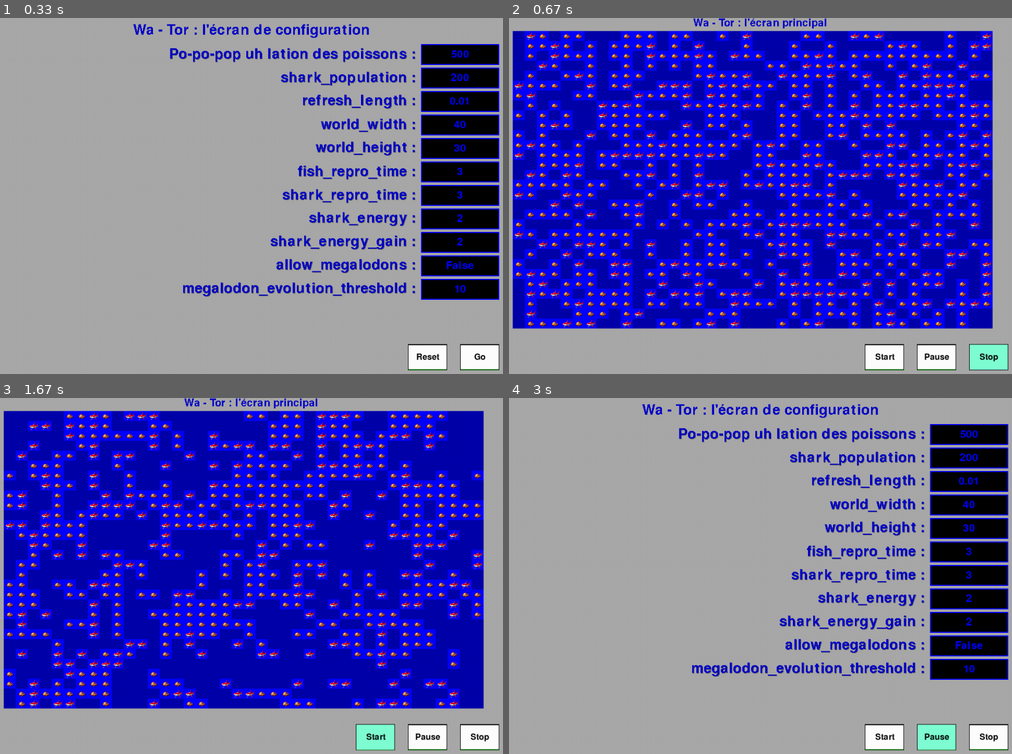
Above: before the commit, frames 1-4 (two rows, left to right).
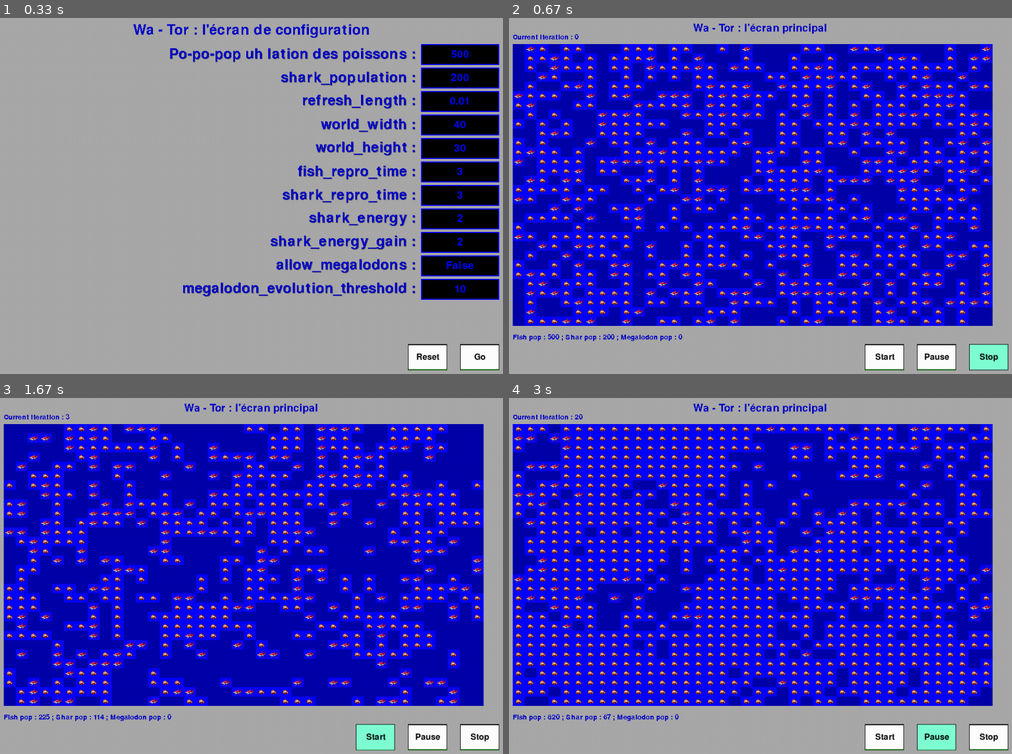
Above: after the commit, the same moments.

Repository: Khadaassi/Simplon_Wa-tor
Game: pygame game, started from main.py
Two runs of this game, one before a commit and one after it. Both use one fixed random seed, a clock stepped at 60 frames per second and the inputs below.
Inputs (mouse positions are in pixels of both pictures, inside the frame that each line leads up to):
- Up to frame 1 (0.33 s): no input
- Up to frame 2 (0.67 s): click (986, 356) at 0.38 s
- Up to frame 3 (1.67 s): click (90, 665) at 1.27 s; click (377, 736) at 1.6 s
- Up to frame 4 (3 s): click (986, 736) at 1.93 s; click (765, 618) at 2.27 s; click (936, 736) at 2.93 s

Frame 1 is identical in both runs. In frame 2, 37% of the frame differs, in the area x 0-97%, y 0-91%; in frame 3, 31%; in frame 4, 78%, in the area x 0-100%, y 1-91%.

Commit message:
add iteration infos on playscreen

Diff:
--- a/WaTorDisplay.py
+++ b/WaTorDisplay.py
@@ -3,6 +3,7 @@
 
 from world import World
 from fish import Fish, Shark, Megalodon, Megalodon_Tail
+from watorpygame.IterationInfo import IterationInfo
 
 from watorpygame.DisplayCommand import DisplayCommand
 from watorpygame.DisplayState import DisplayState
@@ -11,6 +12,8 @@
 from watorpygame.UserImageProvider import UserImageProvider
 from watorpygame.UserImageInfo import UserImageInfo
 from watorpygame.ConfigField import ConfigField
+
+
 
 from watorpygame.PygameWrapper import PygameWrapper
 
@@ -64,6 +67,7 @@
 
             case DisplayCommand.GO :
                 self.state = DisplayState.BETWEEN # state between config screen and play screen
+                self.pygameWrapper.disable_config_controls()
                 #self.config = self.pygameWrapper.get_config()
 
             case DisplayCommand.START :
@@ -157,7 +161,7 @@
     #
     # region update_view
     #__________________________________________________________________________
-    def update_view(self, world: World):
+    def update_view(self, world: World, current_iteration: int):
         """
         Takes a world object which contains a list[list[Fish]]
         """
@@ -168,6 +172,12 @@
 
         width = self.world.size[0]
         heigth = self.world.size[1]
+
+        iterationInfo = IterationInfo(
+            current_iteration,
+            world.fish_population,
+            world.shark_population,
+            world.megalodon_population)
 
         data = [[UserImageInfo(UserImageKey.WATER) for x in range(width)] for y in range(heigth)]
         for y_index in range(heigth):
@@ -193,6 +203,7 @@
                     data[y_index][x_index] = UserImageInfo(UserImageKey.FISH)
 
         self.pygameWrapper.set_data(data)
+        self.pygameWrapper.set_info(iterationInfo)
         if self.state == DisplayState.BETWEEN :
             self.state = DisplayState.WAIT
             self.pygameWrapper.set_state(self.state)
--- a/main.py
+++ b/main.py
@@ -8,7 +8,6 @@
 from watorpygame.DisplayState import DisplayState
 
 clear = lambda: os.system("cls" if os.name == "nt" else "clear")
-
 
 def main():
     """
@@ -27,13 +26,14 @@
     world = World((config[0], config[1]), config[2], (config[3], config[4]), config[5], config[6], config[7], config[8], config[9], config[10])
     world.populate_world()
 
-    display.update_view(world)  # create screen with the first world
+    display.update_view(world, 0)  # create screen with the first world
 
     current_iteration = 0
     start_t = time.time()  # Start time
     fish_population = []  # List to store fish population
     shark_population = []  # List to store shark population
     megalodon_population = []  # List to store megalodon population
+
     iterations = []  # List to store iterations
     counter = 0
     print_counter = 0
@@ -48,7 +48,7 @@
             break
 
         if display.state == DisplayState.WAIT or display.state == DisplayState.PAUSE:
-            display.update_view(world)
+            display.update_view(world, current_iteration)
             continue
 
         if time.time() - start_t >= world.chronos_length:
@@ -59,7 +59,7 @@
             clear()
             print("Current iteration : ", current_iteration)
             world.update_world()
-            display.update_view(world)  # update screen with the next world
+            display.update_view(world, current_iteration)  # update screen with the next world
             world.print_grid()
             print(
                 f"Fish pop : {world.fish_population} ; Shark pop : {world.shark_population} ; Megalodon pop : {world.megalodon_population}"
@@ -74,7 +74,7 @@
 
     # plot_population(iterations, fish_population, shark_population, megalodon_population)
     while display.state != DisplayState.OUT:
-        display.update_view(world)
+        display.update_view(world, current_iteration)
 
 
 if __name__ == "__main__":
--- a/watorpygame/ConfigScreen.py
+++ b/watorpygame/ConfigScreen.py
@@ -93,7 +93,7 @@
 
     #__________________________________________________________________________
     #
-    # region draw
+    # region on_textbox_validated
     #__________________________________________________________________________
     def on_textbox_validated(self, field_key: ConfigField) :
         for textbox in self.textboxes :
--- /dev/null
+++ b/watorpygame/IterationInfo.py
@@ -0,0 +1,6 @@
+class IterationInfo :
+    def __init__(self, current_iteration : int, fish_pop : int, shark_pop : int, megalodon_pop : int) :
+        self.current_iteration = current_iteration
+        self.fish_pop = fish_pop
+        self.shark_pop = shark_pop
+        self.megalodon_pop = megalodon_pop
--- a/watorpygame/PlayScreen.py
+++ b/watorpygame/PlayScreen.py
@@ -15,6 +15,8 @@
 from watorpygame.UserLabel import UserLabel
 from watorpygame.UserButton import UserButton
 
+from watorpygame.IterationInfo import IterationInfo
+
 class WaTorPlayScreen :
     #__________________________________________________________________________
     #
@@ -52,6 +54,16 @@
 
     #__________________________________________________________________________
     #
+    # region set_info
+    #__________________________________________________________________________
+    def set_info(self, iterationInfo : IterationInfo):
+
+        self.iterationInfo = iterationInfo
+        self.data_height = len(self.data)
+        self.data_width = len(self.data[0])
+
+    #__________________________________________________________________________
+    #
     # region initialize_controls
     #__________________________________________________________________________
     def initialize_controls(self, screen : pygame.Surface, border_length: int, buttons : list[UserButton]):
@@ -73,7 +85,7 @@
         #_______________________________________________________________________
         # Creation of the chessboard
         self.table_width = self.window_width - 2 * border_length
-        self.table_heigth = self.window_height - button_heigth - 3 * border_length
+        self.table_heigth = self.window_height - button_heigth - 4 * border_length
 
         self.cell_width = (self.table_width) // self.data_width
         self.cell_heigth = (self.table_heigth) // self.data_height
@@ -116,14 +128,24 @@
 
         # put the title
         label_writer = UserLabel()
-        label_writer.draw(screen, "Wa - Tor : l'écran principal", center_x, top_y+10, 30, 0)
+        label_writer.draw(screen, "Wa - Tor : l'écran principal", center_x, top_y+20, 30, 0)
+
+        label_writer.draw(screen, "Current iteration : {0}".format(self.iterationInfo.current_iteration), border_length, int(1.5*border_length), 20, -1)
+        label_writer.draw(screen,
+            "Fish pop : {0} ; Shar pop : {1} ; Megalodon pop : {2}".format(
+                self.iterationInfo.fish_pop,
+                self.iterationInfo.shark_pop,
+                self.iterationInfo.megalodon_pop),
+                border_length,
+                self.window_height - int(1.5*border_length) - self.buttons[0].button_rect.height,
+                20, -1)
 
         # RENDER YOUR GAME HERE
         for y_index in range(self.data_height):
             for x_index in range(self.data_width):
 
                 position_x = border_length + x_index * self.cell_width
-                position_y = border_length + y_index * self.cell_heigth
+                position_y = 2*border_length + y_index * self.cell_heigth
 
                 even_cell = (x_index + y_index) % 2 == 0
                 image_key = cast(UserImageInfo, self.data[y_index][x_index]).image_key
--- a/watorpygame/PygameWrapper.py
+++ b/watorpygame/PygameWrapper.py
@@ -25,6 +25,7 @@
 from watorpygame.PlayScreen import WaTorPlayScreen
 
 from watorpygame.ConfigScreen import WaTorConfigScreen
+from watorpygame.IterationInfo import IterationInfo
 
 class PygameWrapper:
 
@@ -82,6 +83,13 @@
         else :
             self.data = cast(list[list[UserImageInfo]], data)
             self.play_screen.set_data(self.data)
+
+    #__________________________________________________________________________
+    #
+    # region set_data
+    #__________________________________________________________________________
+    def set_info(self, iterationInfo : IterationInfo) :
+        self.play_screen.set_info(iterationInfo)
     #__________________________________________________________________________
     #
     # region initialize_screen
@@ -197,6 +205,18 @@
 
     #__________________________________________________________________________
     #
+    # region disable_config_controls
+    #__________________________________________________________________________
+    def disable_config_controls(self) :
+        for button in self.buttons :
+            cast(UserButton, button).callback_function = None
+
+        for textbox in self.textboxes :
+            cast(UserTextBox, textbox).callback_function = None
+
+
+    #__________________________________________________________________________
+    #
     # region draw
     #__________________________________________________________________________
     def draw(self, display_state : DisplayState):
--- a/watorpygame/UserButton.py
+++ b/watorpygame/UserButton.py
@@ -44,7 +44,8 @@
         if event.type == pygame.MOUSEBUTTONDOWN and event.button == 1:
             # Call the on_mouse_button_down() function
             if self.button_rect.collidepoint(event.pos):
-                self.callback_function(self.command_key)
+                if self.callback_function != None :
+                    self.callback_function(self.command_key)
 
     # _________________________________________________________________________
     #
